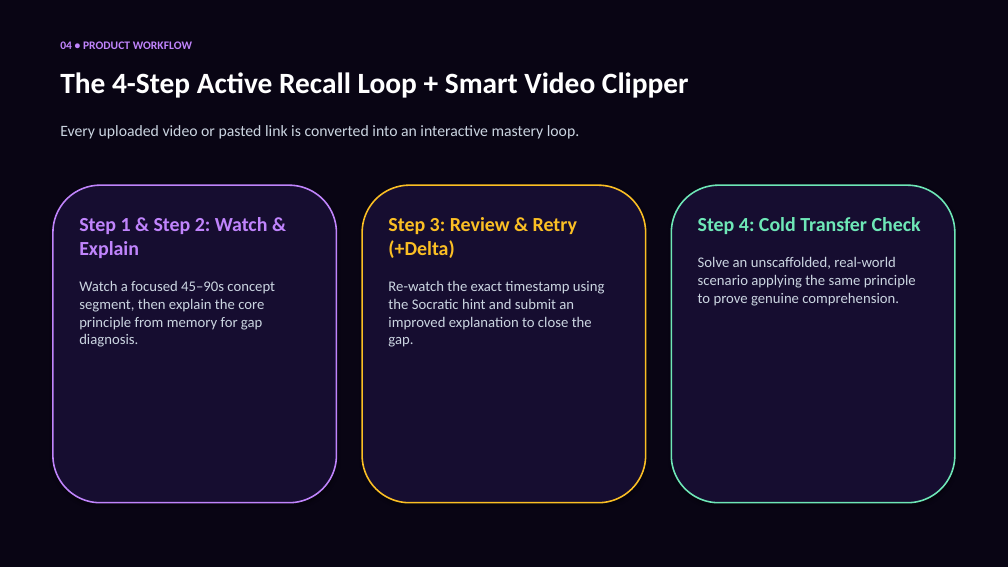
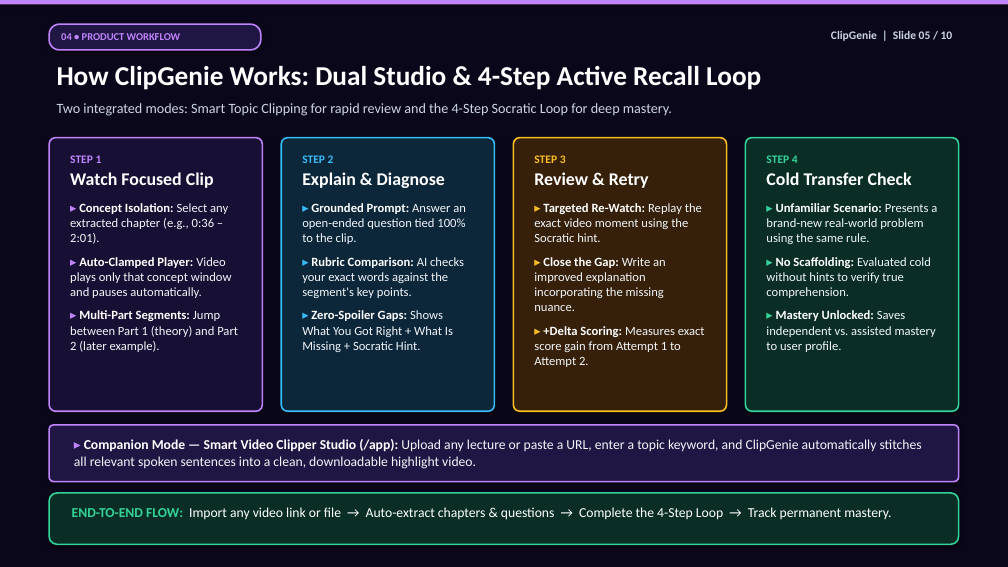
Before and after one commit to ansnaeemcodes/clipgenie, a slide deck: slide 5 of ClipGenie_Presentation.pptx. Drawn at 1008x567 pixels with LibreOffice and Linux fonts; fonts in the diff are those of the drawing. Boxes give left, top, right and bottom in pixels: in the first picture for what was removed or moved away, otherwise in the second. Text is boxed around its words. In the diff, an @@ line names an element or a change of style, - is before the commit and + after.

Commit message:
design(deck): redesign pitch deck with high-contrast typography, multi-layout slides, and structured points

```diff
--- a/ClipGenie_Presentation.pptx
+++ b/ClipGenie_Presentation.pptx
@@ rectangle at (0, 0, 1008, 567): fill #090514 to #0B071A @@
@@ rectangle added at (0, 0, 1008, 5), fill #C084FC @@
@@ rounded rectangle "04 • PRODUCT WORKFLOW": place and size @@
-rounded rectangle "04 • PRODUCT WORKFLOW" at (60, 41, 192, 49)
+rounded rectangle "04 • PRODUCT WORKFLOW" at (49, 24, 261, 50)
@@ rounded rectangle "04 • PRODUCT WORKFLOW" at (49, 24, 261, 50): size 11 to 10 pt; vertical alignment top to middle; fill none to #201644; outline none to #C084FC 1.5 pt; shadow on @@
@@ text added at (831, 31, 953, 41), 11 pt, text #CBD5E1, bold @@
+ClipGenie | Slide 05 / 10
@@ text at (57, 66, 761, 90): text changed; size 28 to 26 pt @@
-The 4-Step Active Recall Loop + Smart Video Clipper
+How ClipGenie Works: Dual Studio & 4-Step Active Recall Loop
@@ text at (57, 103, 672, 116): text changed; size 14 to 13.5 pt @@
-Step 1 & Step 2: Watch & Explain
-Watch a focused 45–90s concept segment, then explain the core principle from memory for gap diagnosis.
+Two integrated modes: Smart Topic Clipping for rapid review and the 4-Step Socratic Loop for deep mastery.
@@ rounded rectangle: place and size @@
-rounded rectangle at (362, 185, 646, 503)
+rounded rectangle at (49, 138, 262, 411)
@@ rounded rectangle at (49, 138, 262, 411): fill #160D30 to #181034; outline #FBBF24 1.5 pt to #C084FC 1.5 pt; proportions changed @@
@@ text removed at (60, 125, 579, 139) @@
-Every uploaded video or pasted link is converted into an interactive mastery loop.
@@ rounded rectangle: place and size @@
-rounded rectangle at (671, 185, 955, 503)
+rounded rectangle at (281, 138, 495, 411)
@@ rounded rectangle at (281, 138, 495, 411): fill #160D30 to #0C263A; outline #6EE7B7 1.5 pt to #38BDF8 1.5 pt; proportions changed @@
@@ rounded rectangle added at (513, 138, 727, 411), fill #36200A, outline #FBBF24 1.5 pt @@
@@ rounded rectangle added at (746, 138, 959, 411), fill #0A2E26, outline #34D399 1.5 pt @@
@@ text added at (70, 155, 238, 352), 12 pt, text #F1F5F9 @@
+STEP 1
+Watch Focused Clip
+▸ Concept Isolation: Select any extracted chapter (e.g., 0:36 – 2:01).
+▸ Auto-Clamped Player: Video plays only that concept window and pauses automatically.
+▸ Multi-Part Segments: Jump between Part 1 (theory) and Part 2 (later example).
@@ text at (302, 155, 466, 352): text changed; size 14 to 12 pt; text colour #CBD5E1 to #F1F5F9 @@
-Step 4: Cold Transfer Check
-Solve an unscaffolded, real-world scenario applying the same principle to prove genuine comprehension.
+STEP 2
+Explain & Diagnose
+▸ Grounded Prompt: Answer an open-ended question tied 100% to the clip.
+▸ Rubric Comparison: AI checks your exact words against the segment's key points.
+▸ Zero-Spoiler Gaps: Shows What You Got Right + What Is Missing + Socratic Hint.
@@ text at (534, 155, 705, 367): text changed; size 14 to 12 pt; text colour #CBD5E1 to #F1F5F9 @@
-Step 3: Review & Retry (+Delta)
-Re-watch the exact timestamp using the Socratic hint and submit an improved explanation to close the gap.
+STEP 3
+Review & Retry
+▸ Targeted Re-Watch: Replay the exact video moment using the Socratic hint.
+▸ Close the Gap: Write an improved explanation incorporating the missing nuance.
+▸ +Delta Scoring: Measures exact score gain from Attempt 1 to Attempt 2.
@@ text added at (766, 155, 937, 352), 12 pt, text #F1F5F9 @@
+STEP 4
+Cold Transfer Check
+▸ Unfamiliar Scenario: Presents a brand-new real-world problem using the same rule.
+▸ No Scaffolding: Evaluated cold without hints to verify true comprehension.
+▸ Mastery Unlocked: Saves independent vs. assisted mastery to user profile.
@@ rounded rectangle removed at (53, 185, 337, 503) @@
@@ rounded rectangle added at (49, 425, 959, 482), fill #201644, outline #C084FC 1.5 pt @@
@@ text added at (74, 439, 922, 469), 13 pt, text #F1F5F9 @@
+▸ Companion Mode — Smart Video Clipper Studio (/app): Upload any lecture or paste a URL, enter a topic keyword, and ClipGenie automatically stitches all relevant spoken sentences into a clean, downloadable highlight video.
@@ rounded rectangle added at (49, 493, 959, 544), fill #0A2E26, outline #34D399 1.5 pt @@
@@ text added at (72, 507, 891, 520), 13 pt, text #FFFFFF @@
+END-TO-END FLOW: Import any video link or file → Auto-extract chapters & questions → Complete the 4-Step Loop → Track permanent mastery.
```
Also in this commit, not shown: 5 other slides changed, 4 slides added, 4 slides removed, 5 other files.
